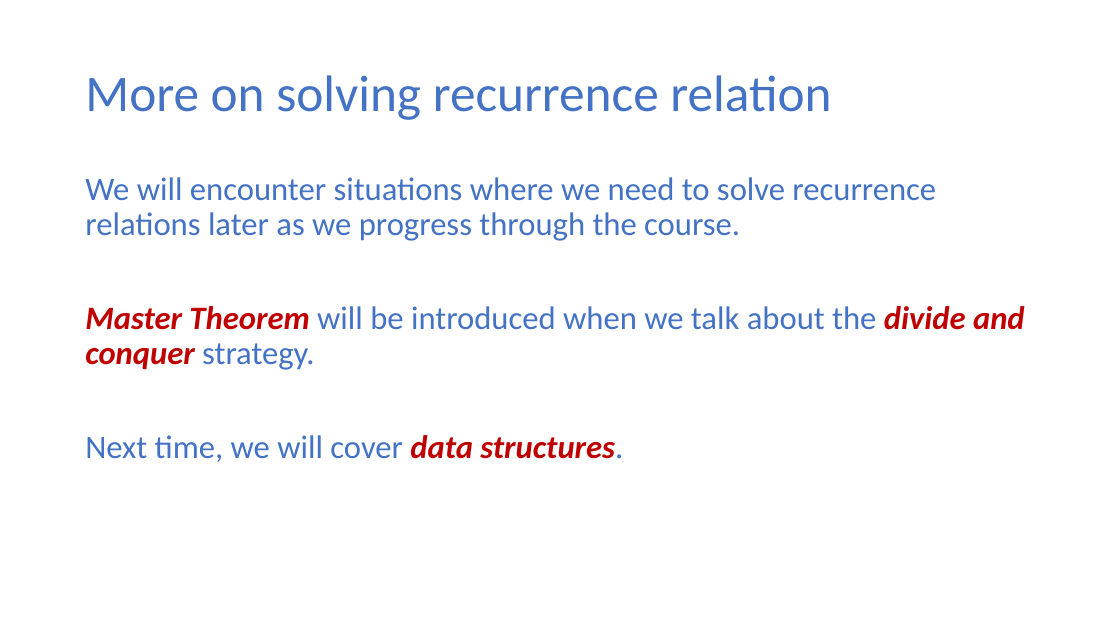
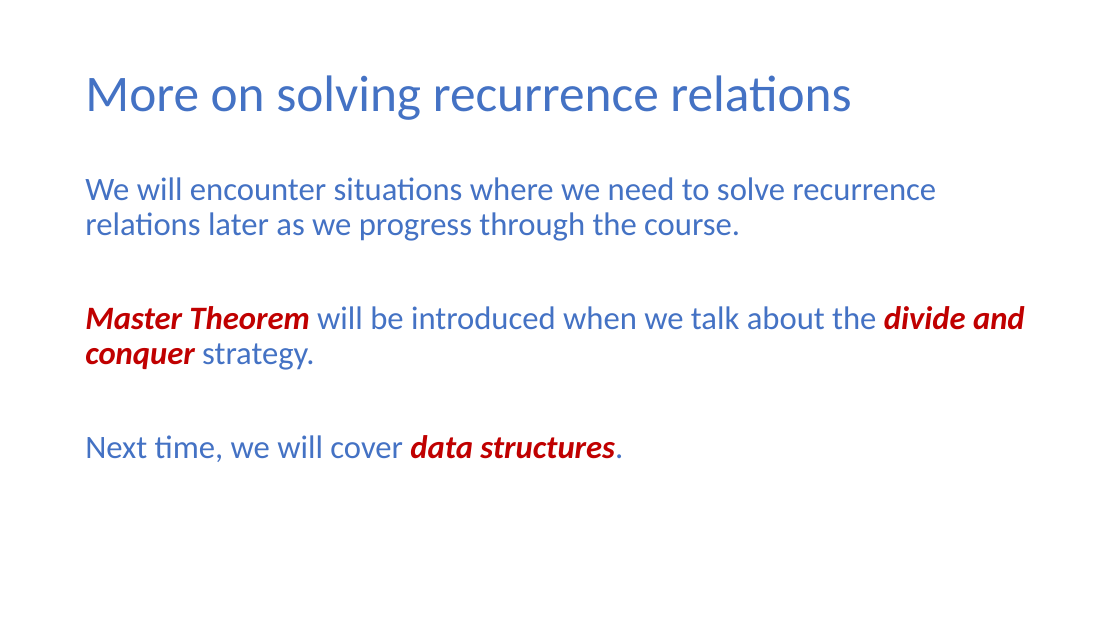
Before and after one commit to ekkapotc/EA, a slide deck: slide 47 of Lectures/Lecture 2.pptx. Drawn at 1120x630 pixels with LibreOffice and Linux fonts; fonts in the diff are those of the drawing. Boxes give left, top, right and bottom in pixels: in the first picture for what was removed or moved away, otherwise in the second. Text is boxed around its words. In the diff, an @@ line names an element or a change of style, - is before the commit and + after.

```diff
--- a/Lectures/Lecture 2.pptx
+++ b/Lectures/Lecture 2.pptx
@@ title at <box>85,75,851,120</box>: text changed @@
-More on solving recurrence relation
+More on solving recurrence relations
```
Also in this commit, not shown: 1 other file.
